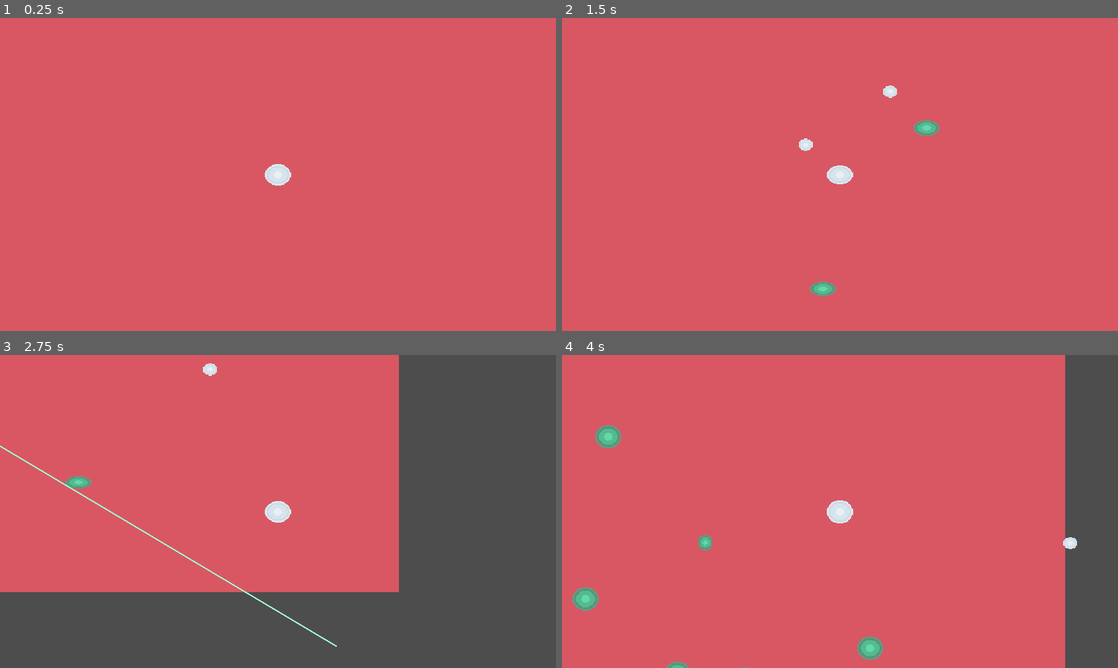
Above: before the commit, frames 1-4 (two rows, left to right).
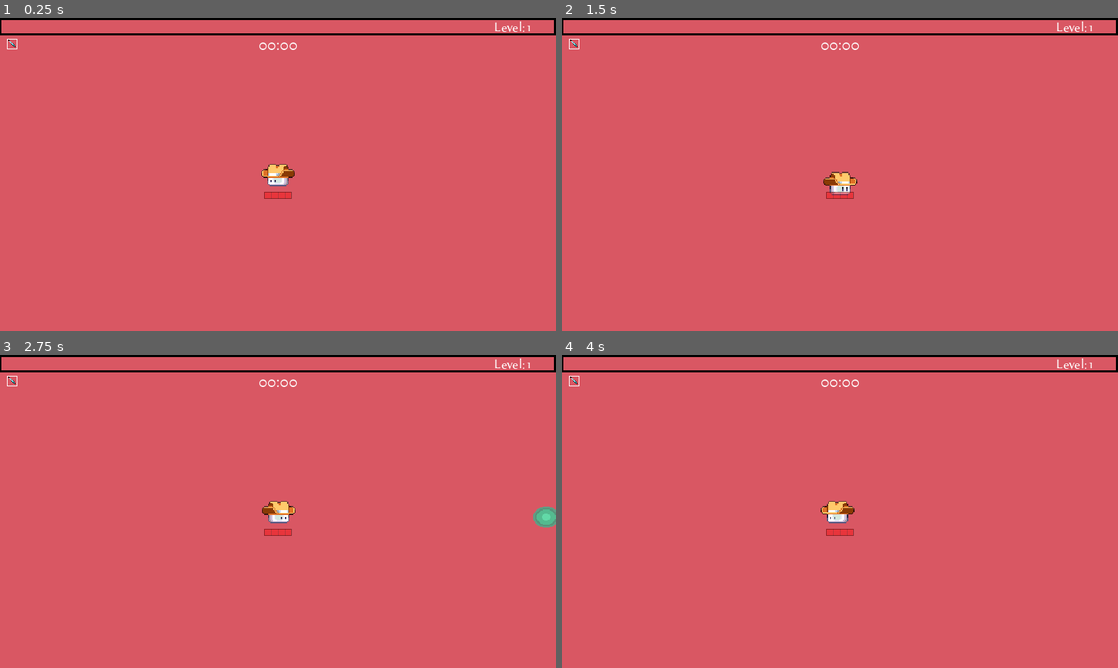
Above: after the commit, the same moments.

Repository: Magnus-Mage/GMTK-2024-Rythm
Game: Godot game, scene res://World2/test_level.tscn
Same seed, same stepped clock (60 frames per second), same inputs: the game is played once before the commit and once after it. This scene is started directly instead of the project's main scene. Sound files missing from this copy of the repository are replaced by a short silence.
Inputs (mouse positions are in pixels of both pictures, inside the frame that each line leads up to):
- Up to frame 1 (0.25 s): no input
- Up to frame 2 (1.5 s): tap Enter at 0.5 s; move the mouse to (962, 158) at 0.52 s; press the mouse at (962, 158) at 0.53 s; hold D (right) 0.53-1.28 s; move the mouse to (728, 190) at 1.27 s; release the mouse at (728, 190) at 1.28 s; hold S (down) from 1.28 s (still down); click (728, 190) at 1.35 s
- Up to frame 3 (2.75 s): move the mouse to (333, 442) at 2.02 s; release S (down) at 2.03 s; press the mouse at (333, 442) at 2.03 s; hold D (right) from 2.03 s (still down)
- Up to frame 4 (4 s): move the mouse to (812, 574) at 2.77 s; release D (right) at 2.78 s; release the mouse at (812, 574) at 2.78 s; hold W (up) 2.78-3.53 s; click (812, 574) at 2.85 s; move the mouse to (1006, 558) at 3.52 s; press the mouse at (1006, 558) at 3.53 s; hold A (left) from 3.53 s (still down)

The runs differ from the first frame. In frame 1, 1.9% of the frame differs, in the area x 0-100%, y 0-58%; in frame 2, 2.5%; in frame 3, 48%, in the area x 0-100%, y 0-100%; in frame 4, 12%.

Commit message:
Fix: Added input "esc" for test_level.tscn

Diff:
--- a/World2/test_level.tscn
+++ b/World2/test_level.tscn
@@ -1,11 +1,11 @@
 [gd_scene load_steps=10 format=3 uid="uid://bduhld783qbpp"]
 
-[ext_resource type="Texture2D" uid="uid://dp1jtrqn05acm" path="res://Textures2/placeholder_background.png" id="1_8p1lc"]
+[ext_resource type="Texture2D" uid="uid://de05m1lhdd83b" path="res://Textures2/placeholder_background.png" id="1_8p1lc"]
 [ext_resource type="Script" path="res://World2/test_level.gd" id="1_ch83t"]
-[ext_resource type="PackedScene" uid="uid://cg1ycnx5fwjvh" path="res://Player2/player.tscn" id="2_4moqp"]
 [ext_resource type="PackedScene" uid="uid://dln6cwdx5h3ir" path="res://Enemy2/melee_enemy.tscn" id="2_41as0"]
 [ext_resource type="PackedScene" uid="uid://dga0r5mhyiu2f" path="res://Enemy2/laser_enemy.tscn" id="3_jjff0"]
 [ext_resource type="PackedScene" uid="uid://bk47geqdeowyb" path="res://Enemy2/ranged_enemy.tscn" id="3_lb07p"]
+[ext_resource type="PackedScene" uid="uid://dncgepmkc4jf4" path="res://Player/player.tscn" id="6_713gc"]
 
 [sub_resource type="NavigationPolygon" id="NavigationPolygon_boww6"]
 vertices = PackedVector2Array(8, 8, -8, 8, -8, -8, 8, -8)
@@ -40,33 +40,26 @@
 layer_0/name = "Ground"
 layer_0/tile_data = PackedInt32Array(0, 0, 0, 65536, 0, 1, 1, 65536, 0, 65537, 65536, 1, 131072, 0, 0, 196608, 0, 1, 13 …(48579 unchanged characters)…
 
-[node name="Player" parent="." instance=ExtResource("2_4moqp")]
-position = Vector2(578, 338)
+[node name="LaserEnemy" parent="." instance=ExtResource("3_jjff0")]
+position = Vector2(174, 179)
 
-[node name="LaserEnemy" parent="." node_paths=PackedStringArray("target") instance=ExtResource("3_jjff0")]
-position = Vector2(174, 179)
-target = NodePath("../Player")
+[node name="MeleeEnemy" parent="." instance=ExtResource("2_41as0")]
+position = Vector2(519, 97)
 
-[node name="MeleeEnemy" parent="." node_paths=PackedStringArray("target") instance=ExtResource("2_41as0")]
-position = Vector2(519, 97)
-target = NodePath("../Player")
+[node name="MeleeEnemy2" parent="." instance=ExtResource("2_41as0")]
+position = Vector2(332, 598)
 
-[node name="MeleeEnemy2" parent="." node_paths=PackedStringArray("target") instance=ExtResource("2_41as0")]
-position = Vector2(332, 598)
-target = NodePath("../Player")
+[node name="MeleeEnemy3" parent="." instance=ExtResource("2_41as0")]
+position = Vector2(991, 346)
 
-[node name="MeleeEnemy3" parent="." node_paths=PackedStringArray("target") instance=ExtResource("2_41as0")]
-position = Vector2(991, 346)
-target = NodePath("../Player")
+[node name="RangedEnemy" parent="." instance=ExtResource("3_lb07p")]
+position = Vector2(839, 581)
 
-[node name="RangedEnemy" parent="." node_paths=PackedStringArray("target") instance=ExtResource("3_lb07p")]
-position = Vector2(839, 581)
-target = NodePath("../Player")
+[node name="RangedEnemy2" parent="." instance=ExtResource("3_lb07p")]
+position = Vector2(202, 439)
 
-[node name="RangedEnemy2" parent="." node_paths=PackedStringArray("target") instance=ExtResource("3_lb07p")]
-position = Vector2(202, 439)
-target = NodePath("../Player")
+[node name="RangedEnemy3" parent="." instance=ExtResource("3_lb07p")]
+position = Vector2(641, 97)
 
-[node name="RangedEnemy3" parent="." node_paths=PackedStringArray("target") instance=ExtResource("3_lb07p")]
-position = Vector2(641, 97)
-target = NodePath("../Player")
+[node name="Player" parent="." instance=ExtResource("6_713gc")]
+position = Vector2(623, 310)
